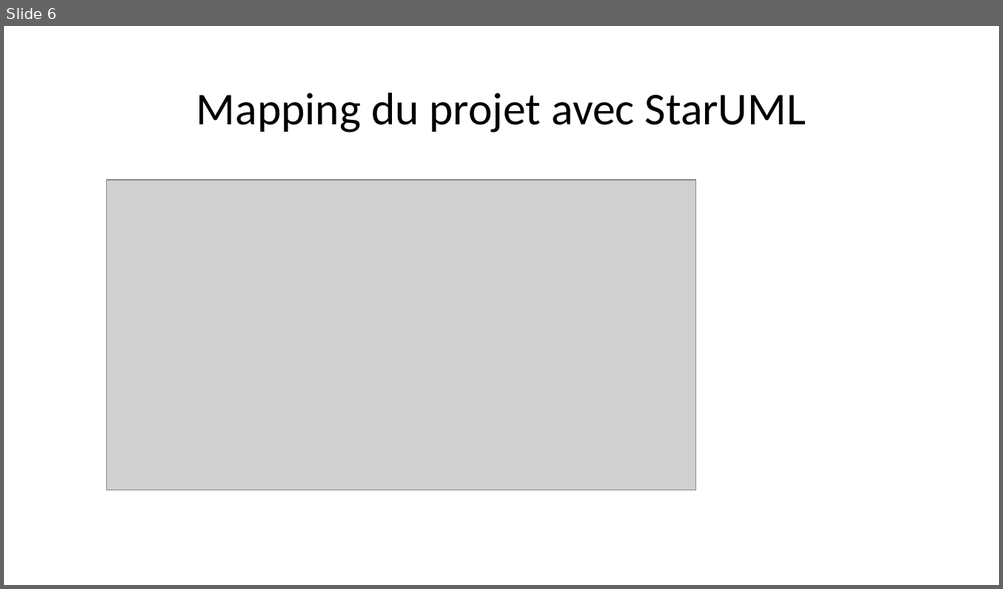
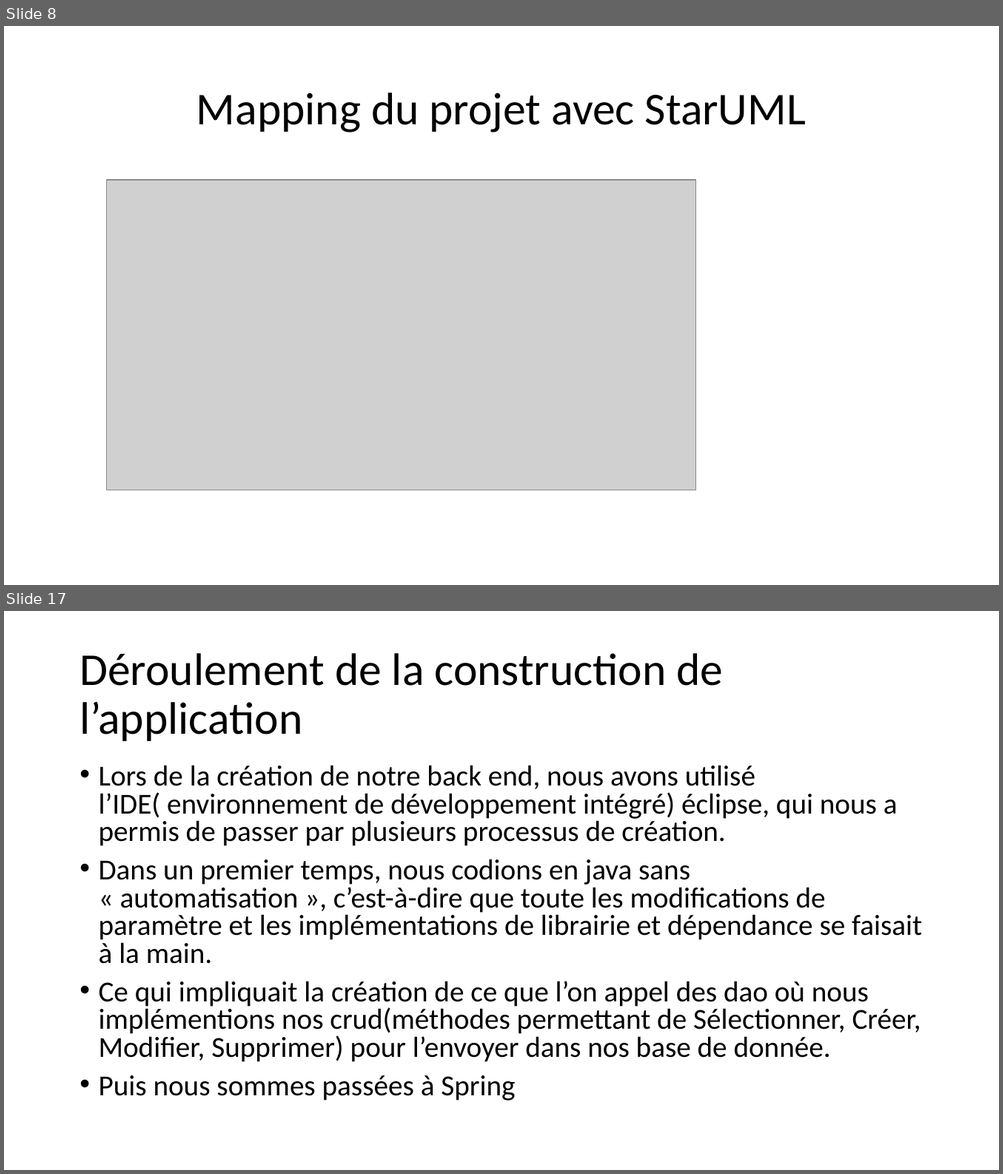
Before and after one commit to jeanneLeaute/projet_final, a slide deck: Projet Final.pptx. Shown one above the other, each under a label of ours: slide 6 before the commit, slides 8 and 17 after it; the slides between them are not shown. The pictures are 1003x589 and 1003x1174 pixels, drawn with LibreOffice and Linux fonts; fonts in the diff are those of the drawing; grey boxes stand for pictures. Boxes give left, top, right and bottom in pixels: in the first picture for what was removed or moved away, otherwise in the second. Text is boxed around its words. In the diff, an @@ line names an element or a change of style, - is before the commit and + after.

Commit message:
powerpoint sans image

```diff
--- a/Projet Final.pptx
+++ b/Projet Final.pptx
@@ slide 17 added at [4,611,999,1170], background #FFFFFF @@
@@ title added at [79,653,723,741], 44 pt, text #000000 @@
+Déroulement de la construction de l’application
@@ text added at [99,765,922,1101], 28 pt, text #000000 @@
+• Lors de la création de notre back end, nous avons utilisé l’IDE( environnement de développement intégré) éclipse, qui nous a permis de passer par plusieurs processus de création.
+• Dans un premier temps, nous codions en java sans « automatisation », c’est-à-dire que toute les modifications de paramètre et les implémentations de librairie et dépendance se faisait à la main.
+• Ce qui impliquait la création de ce que l’on appel des dao où nous implémentions nos crud(méthodes permettant de Sélectionner, Créer, Modifier, Supprimer) pour l’envoyer dans nos base de donnée.
+• Puis nous sommes passées à Spring
@@ what was slide 6 is now slide 8 @@
```
Also in this commit, not shown: 1 slide changed, 9 other slides added, 2 other files.
